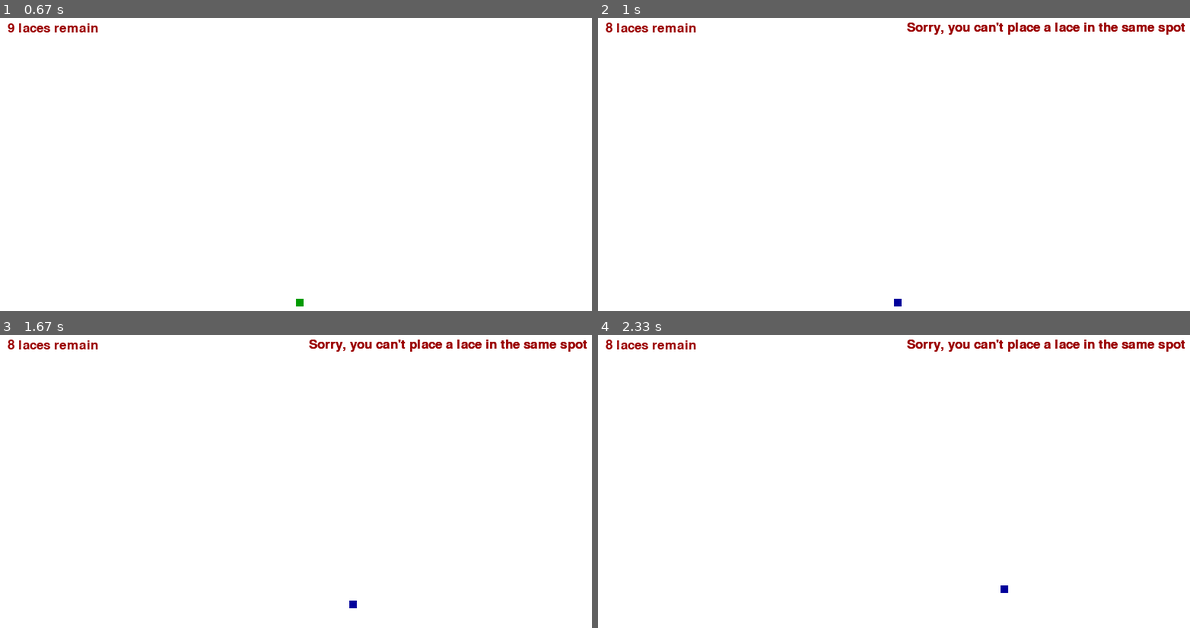
Above: before the commit, frames 1-4 (two rows, left to right).
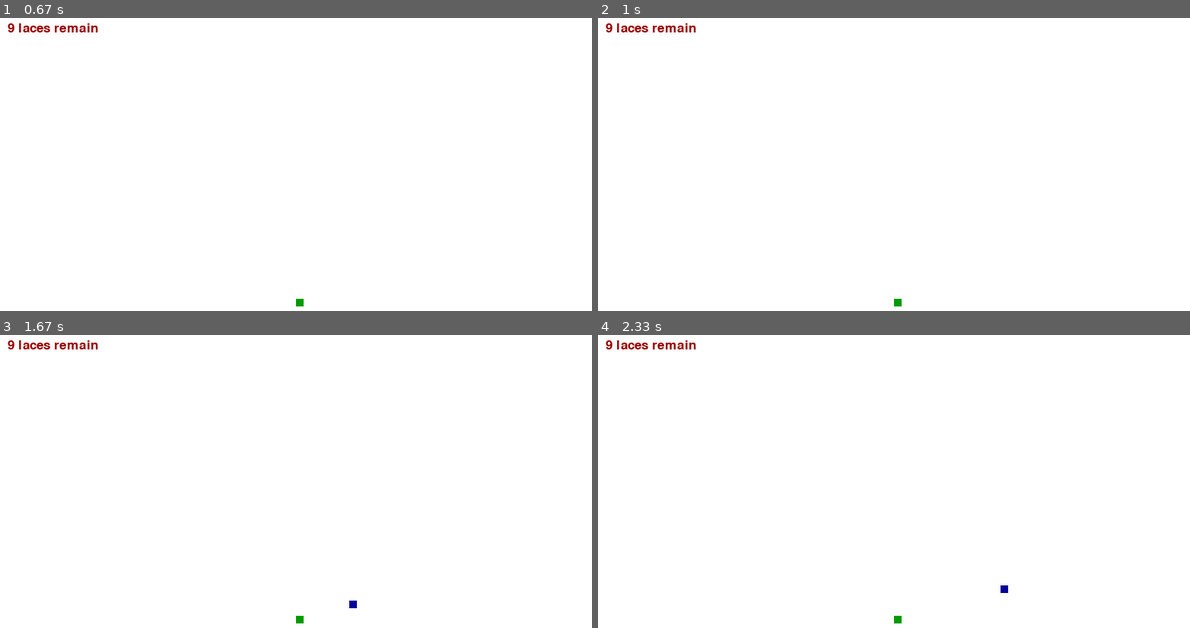
Above: after the commit, the same moments.

Repository: Andrew-Pynch/neuralink-bot
Game: pygame game, started from surgery_game.py
Two runs of this game, one before a commit and one after it. Both use one fixed random seed, a clock stepped at 60 frames per second and the inputs below.
Inputs:
- Up to frame 1 (0.67 s): tap Backspace at 0.33 s
- Up to frame 2 (1 s): tap Backspace at 0.67 s
- Up to frame 3 (1.67 s): hold Right 1-1.47 s; hold Up from 1.5 s (still down)
- Up to frame 4 (2.33 s): release Up at 1.8 s; hold Right 1.83-2.3 s

Frame 1 is identical in both runs. In frame 2, 0.8% of the frame differs, in the area x 1-100%, y 1-99%; in frame 3, 0.8%; in frame 4, 0.8%.

Commit message:
prevent players from placing laces on the same spot

Diff:
--- a/surgery_game.py
+++ b/surgery_game.py
@@ -69,7 +69,7 @@
 
 
 
-def lace(x, y, lace_list):
+def render_lace(x, y, lace_list):
     """SHOW LACE COUNTER IN TOP LEFT"""
     remaining_laces = str(10 - len(lace_list))
     lace_message = ("%s laces remain" % remaining_laces)
@@ -85,6 +85,11 @@
             message_to_screen("Sorry, you can't place a lace in the same spot", red, display_width/4, -display_height/2.25)
         else:
             pygame.draw.rect(game_display, green, [coord_pair[0], coord_pair[1], lace_size, lace_size])
+
+
+def lace_cleanup(lace_list):
+    for coord_pair in lace_list:
+        if lace_list.count(coord_pair) > 1: lace_list.remove(coord_pair)
 
 
 def score():
@@ -223,7 +228,9 @@
         game_display.fill(white)
 
         """### RENDER ALL THE LACES ###"""
-        lace(x, y, lace_list)
+        render_lace(x, y, lace_list)
+        # Cleanup lace list
+        lace_cleanup(lace_list)
 
         """MAIN GAME ITEMS"""
         pygame.display.update()
